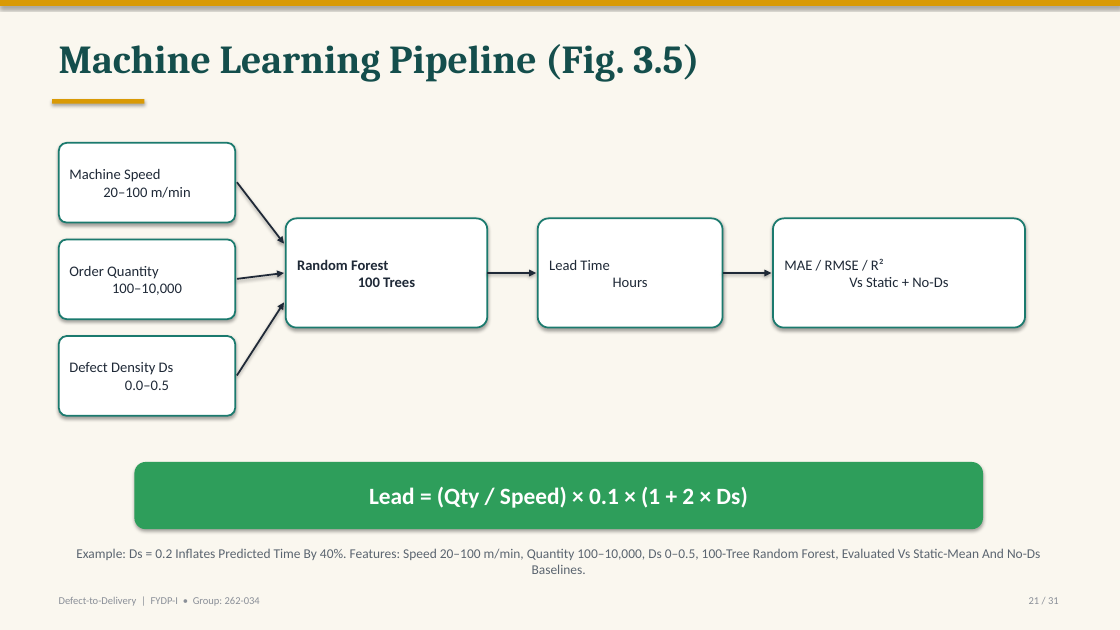
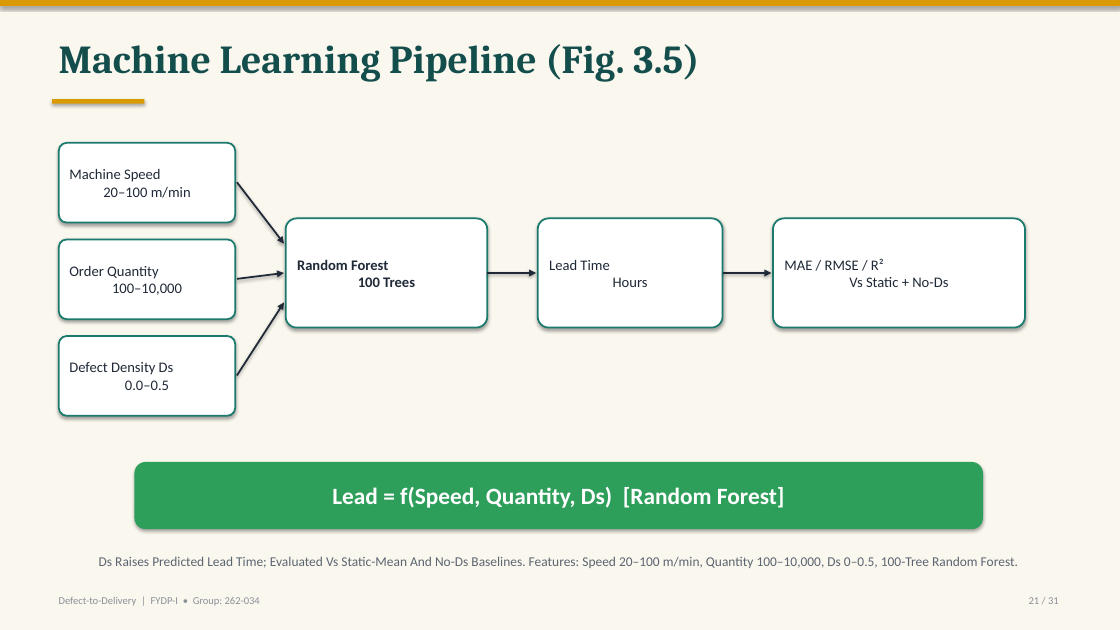
Before and after one commit to labib-ux/FYDP, a slide deck: slide 21 of slides/FYDP-I_Defect-to-Delivery.pptx. Drawn at 1120x630 pixels with LibreOffice and Linux fonts; fonts in the diff are those of the drawing. Boxes give left, top, right and bottom in pixels: in the first picture for what was removed or moved away, otherwise in the second. Text is boxed around its words. In the diff, an @@ line names an element or a change of style, - is before the commit and + after.

```diff
--- a/slides/FYDP-I_Defect-to-Delivery.pptx
+++ b/slides/FYDP-I_Defect-to-Delivery.pptx
@@ text in rounded rectangle at [332, 487, 785, 508]: text changed @@
-Lead = (Qty / Speed) × 0.1 × (1 + 2 × Ds)
+Lead = f(Speed, Quantity, Ds) [Random Forest]
@@ text at [99, 556, 1018, 568]: text changed @@
-Example: Ds = 0.2 Inflates Predicted Time By 40%. Features: Speed 20–100 m/min, Quantity 100–10,000, Ds 0–0.5, 100-Tree Random Forest, Evaluated Vs Static-Mean And No-Ds Baselines.
+Ds Raises Predicted Lead Time; Evaluated Vs Static-Mean And No-Ds Baselines. Features: Speed 20–100 m/min, Quantity 100–10,000, Ds 0–0.5, 100-Tree Random Forest.
```
Also in this commit, not shown: 1 other slide changed.
